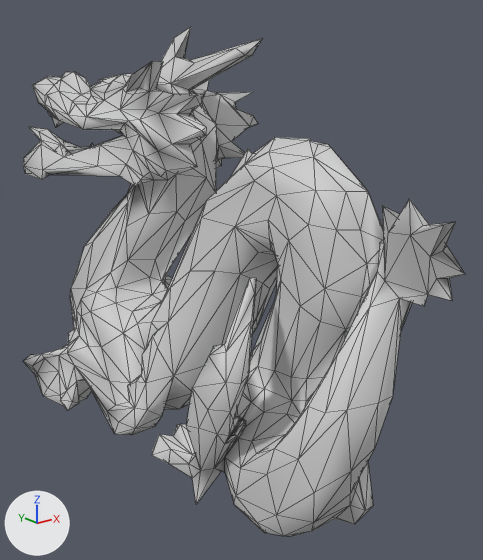
What one commit did to the FBX model Nanite/Assets/Resources/QEM/Dragon_8K/Dragon_8K_2.fbx.
The view is the same before and after, from a camera (50 mm lens) standing at (-0.00656, -0.00946, 0.00349) and looking at (0.00026, -0.00093, 0.00008). Every picture has the same lights, and +X, +Y and +Z are marked at lower left. Mesh edges are drawn as thin lines. Where no turn or scale is listed for an object, it has been applied to the vertices.

Objects in the first picture: 'Untitled'.
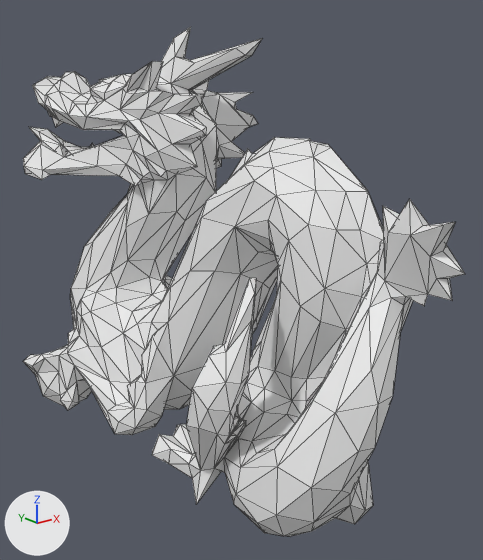
Pixel boxes [x1, y1, x2, y2] of what changed, in the pictures (483 x 560 px; the box of a moved part takes in the faces that stretch with it):
part 1 of me_mesh, moved or reshaped
    both: [214, 243, 428, 523]
part 2 of me_mesh, moved or reshaped
    both: [64, 146, 91, 157]
part 3 of me_mesh, recoloured (grey to white)
    both: [23, 27, 465, 535]

Edits to the bpy script that builds the scene:
```text
Add mat_material:
    mat_material = principled_material('Material')
    mat_material.base_color = (0.8, 0.8, 0.8)  # white #e7e7e7
Change me_mesh:
    where me_mesh.from_pydata(...)  # 1015 vertices, 2096 faces; spans x -0.00243..0.00204, y -0.00531..0.00468, z -0.00283..0.00424
    used by ob_untitled; location = (0.0, 0.0, 0.0)
    verts and faces of me_mesh; kept vertices keep their numbers, new ones are numbered from 1015
    before: 541 (-0.00046, 0.00278, 0.00205), 650 (-0.00074, 0.00309, 0.00183)
    me_mesh part 1
    9 vertices are removed from x -0.00157..0.00027, y -0.00466..-0.00373, z -0.00152..0.00068
    55 faces are deleted
    7 vertices move from x -0.0016..0.00018, y -0.00448..-0.00233, z -0.00218..0.00094 to x -0.00159..0.00018, y -0.00448..-0.00232, z -0.00216..0.00093
    10 vertices are added at x -0.00142..0.00027, y -0.00467..-0.00374, z -0.00155..0.00072
    57 new faces join them
    me_mesh part 2
    add verts[541] = (-0.00045, 0.00277, 0.00206)  # moved, pixel (95, 146)
    add verts[650] = (-0.00073, 0.00307, 0.00183)  # moved
    me_mesh part 3: 2034 faces spanning x -0.00243..0.00204, y -0.00531..0.00468, z -0.00283..0.00424 switch from mat_defaultmaterial (light grey #cbcbcb) to mat_material (white #e7e7e7)
    me_mesh part 4: the surface is now shaded flat
```
